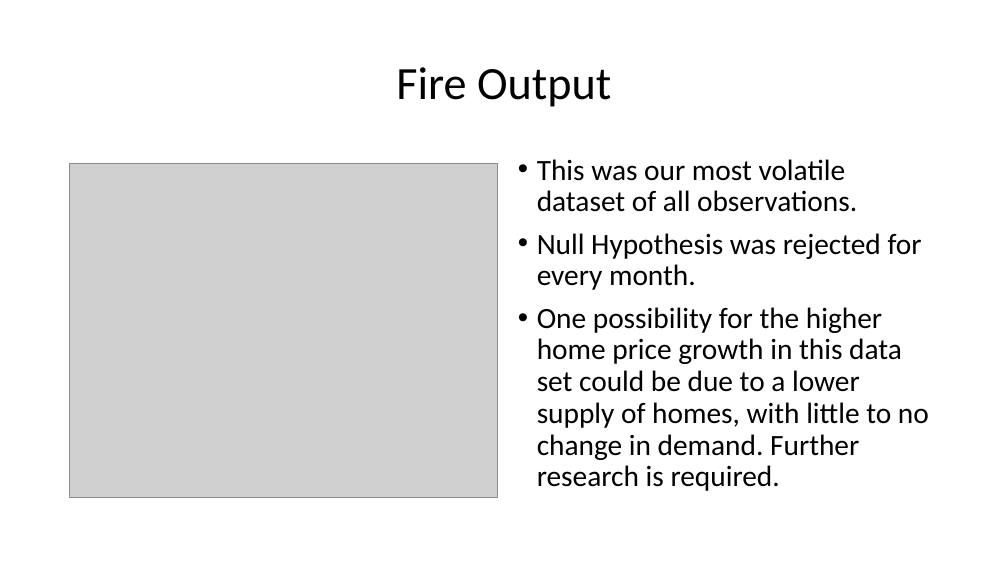
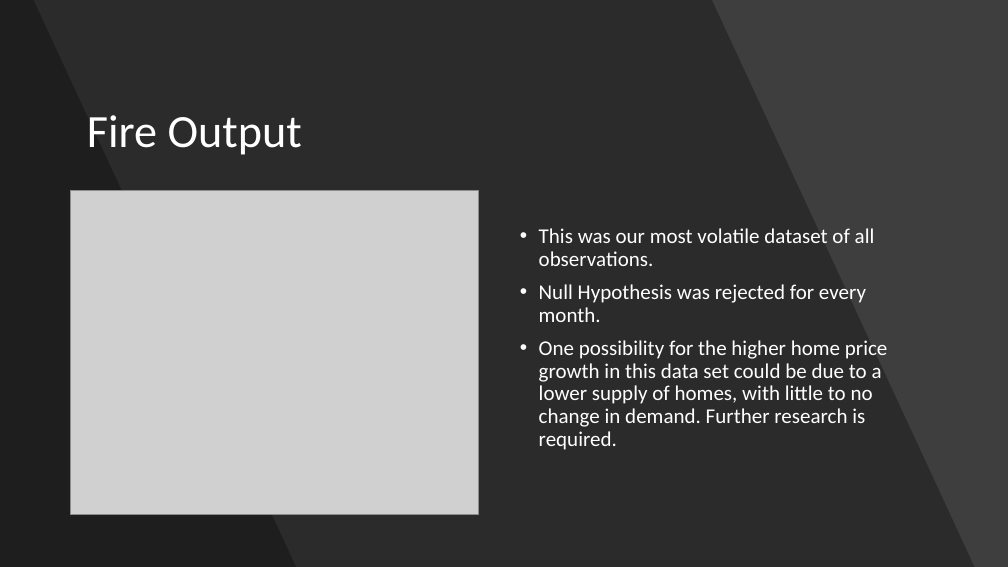
Before and after one commit to jormax14/data_bootcamp_project1, a slide deck: slide 7 of Are Housing Prices Affected by Natural Disasters.pptx (slide 6 before the commit). Drawn at 1008x567 pixels with LibreOffice and Linux fonts; fonts in the diff are those of the drawing; grey boxes stand for pictures. Boxes give left, top, right and bottom in pixels: in the first picture for what was removed or moved away, otherwise in the second. Text is boxed around its words. In the diff, an @@ line names an element or a change of style, - is before the commit and + after.

```diff
--- a/Are Housing Prices Affected by Natural Disasters.pptx
+++ b/Are Housing Prices Affected by Natural Disasters.pptx
@@ background #FFFFFF to #454545 @@
@@ rectangle added at [0, 0, 1008, 567], fill #000000 at 9% opacity @@
@@ freeform shape added at [0, 0, 975, 567], fill #000000 at 30% opacity @@
@@ freeform shape added at [0, 0, 296, 567], fill #000000 at 30% opacity @@
@@ title "Fire Output": place and size @@
-title "Fire Output" at [396, 67, 611, 107]
+title "Fire Output" at [87, 115, 302, 155]
@@ title "Fire Output" at [87, 115, 302, 155]: text colour #000000 to #FFFFFF; alignment centre to left @@
@@ picture: place and size @@
-picture at [70, 164, 498, 498]
+picture at [70, 191, 479, 514]
@@ text "This was our most volatile ...": place and size @@
-text "This was our most volatile ..." at [537, 159, 929, 491]
+text "This was our most volatile ..." at [539, 228, 888, 450]
@@ text "This was our most volatile ..." at [539, 228, 888, 450]: size 28 to 20 pt, text colour #000000 to #FFFFFF @@
```
Also in this commit, not shown: 7 other slides changed, 2 slides added, 3 other files.
